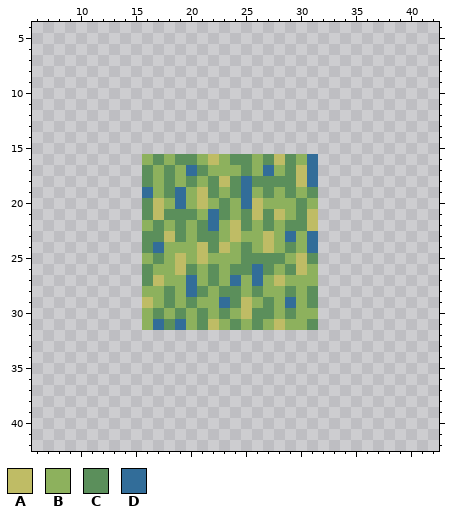
Pixel-art file: 0020_grass.aseprite. The first picture shows the starting point.
48x48 pixels, 1 frame. Shown: x 6..42, y 4..42.
Visible layers, top first: "Layer 4" opacity 70%, "Layer 3" opacity 70%, "Layer 2", "Layer 1".
Palette (. is transparent): A #bfbc65  B #8db15d  C #5b8f5b  D #326d99
Pixels before, first column x 16:
16 BCBCCBABCCBCACBD
17 CBCBDCBBBCBDBCAD
18 CBCBCBCACDCCCCAD
19 DBCDBACBCDBCBCBC
20 CABDBABCBDABBBCB
21 CACCCBDCBCACABCA
22 BCBCBCDBACBCBCCA
23 CCACBCCBABBABDBD
24 CDBBBACABCBABCBD
25 BCBABABBBCCCCBAC
26 CBBACBCBCCDCBCAB
27 CABBDBCBDBDBABBB
28 BBCBDCBCCBCBBCBC
29 ABCBCBBDCABCBDBC
30 BCBCBCBCBACCBCBB
31 BDCDBCABCBCBABBC
After:
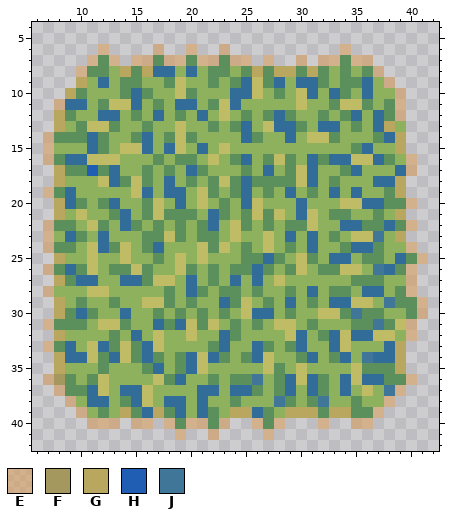
Colours new in this view: E #d79e6199  F #a5985f  G #b9a65f  H #205eb3  J #407799
Difference:
layer "Layer 5" opacity 60% added
y 6: x 12 . -> E; x 17 . -> E; x 20 . -> E; x 23 . -> E; x 34 . -> E
y 7: x 11..13 ... -> ECE; x 15..25 ........... -> EECEECEECEE; x 27 . -> E; x 30 . -> E; x 32..36 ..... -> EECEE
y 8: x 10..37 ............................ -> ECCBGCGDDBDBCCBCGCGGCGCBCBCE
y 9: x 10..38 ............................. -> GBDBCCBBCABBCBCDACDBDDCBCCDBE
y 10: x 9..39 ............................... -> GCBBBCDCBBACBBBDDABCBADBDCBDBBE
y 11: x 8..39 ................................ -> EDDBCAADBCBDDBCADBBBBBABBCAACBCE
y 12: x 8..39 ................................ -> GCBBDDBCBDBCBDBABCBCDCBBCBCDBDCE
y 13: x 8..39 ................................ -> GBCAACBBCBBABBCBCDBADDCBDDBCBDGB
y 14: x 7..39 ................................. -> ECCCDCBBCDBCACBBBBDCBBDBAACBBBCDG
y 15: x 7..39 ................................. -> EBBBDCBAADBDABDBABBBBBBBBBBBCDBBG
y 16: x 7..15 ......... -> ECDDAAABB; x 25 C -> D; x 32..40 ......... -> CDDAADCBE
y 17: x 8..15 ........ -> GCCHCDBB; x 32..40 ......... -> BBCDBBBDE
y 18: x 8..15 ........ -> GBBBADCA; x 18 C -> D; x 32..39 ........ -> BCBBBDDG
y 19: x 7..15 ......... -> ECDBBBBBA; x 18 C -> D; x 29 C -> D; x 32..39 ........ -> BDBDBBCG
y 20: x 8..15 ........ -> GDCBCDBB; x 30 C -> D; x 32..40 ......... -> BBAADDCCE
y 21: x 8..15 ........ -> GBABBCDB; x 30 C -> D; x 32..39 ........ -> BCCBBCBG
y 22: x 7..15 ......... -> ECCBACBDC; x 32..40 ......... -> BBDDCCDCE
y 23: x 7..15 ......... -> EBDCBDBBB; x 32..39 ........ -> BCBAAJBG
y 24: x 7..15 ......... -> ECCBADCAB; x 32..40 ......... -> BBCDDCBBE
y 25: x 8..15 ........ -> GBBABBAB; x 27 C -> D; x 32..41 .......... -> BDDBCCBDCE
y 26: x 7..15 ......... -> ECDCABCCA; x 32..40 ......... -> CCAABJDCE
y 27: x 8..15 ........ -> GCDDBBDD; x 18 B -> A; x 32..40 ......... -> BBBCCCBBE
y 28: x 7..15 ......... -> EBBBAABBB; x 31..40 C......... -> DBCCBDDBCE
y 29: x 8..15 ........ -> GBCBBCBB; x 17 B -> A; x 32..41 .......... -> BDDAABJCCE
y 30: x 8..15 ........ -> GCDCBBDB; x 26..27 CC -> DD; x 32..41 .......... -> AACJCCBBCE
y 31: x 7..15 ......... -> ECCCBAACB; x 20 B -> A; x 29 B -> A; x 32..40 ......... -> BBBCCJCAE
y 32: x 8..40 ................................. -> GBBBBCBDBABBABBDCBBBBADBCDADDAABE
y 33: x 7..39 ................................. -> ECDBADCACDABBBBCDBBDCBCDBBDABBBDG
y 34: x 8..39 ................................ -> GDDACDACDCBCDADCBCDABBCDBCDBJDDG
y 35: x 8..39 ................................ -> GBBBCBBBCDBCDABBBBBACBABBBBACCCG
y 36: x 7..40 .................................. -> EFCBCABBBBACDBBCBCCJBCDADCBDADDCCE
y 37: x 8..39 ................................ -> ECCDABDDABBBBDDBDDCBCDBDCBDBABJE
y 38: x 9..38 .............................. -> EBDDBCDABDDBDBBCBBBJCBCJBBCBBE
y 39: x 10..37 ............................ -> EBCBGCDGCDBDCBGGDCBGGGCGGCCE
y 40: x 11..13 ... -> EEE; x 15..16 .. -> EE; x 18..23 ...... -> ECEECE; x 26..28 ... -> ECE; x 32 . -> E; x 35..36 .. -> EE
y 41: x 19 . -> E; x 22 . -> E; x 27 . -> E
Pixel boxes of the changes (left, top, right, bottom) in both pictures:
changed: (43, 44, 428, 440)
